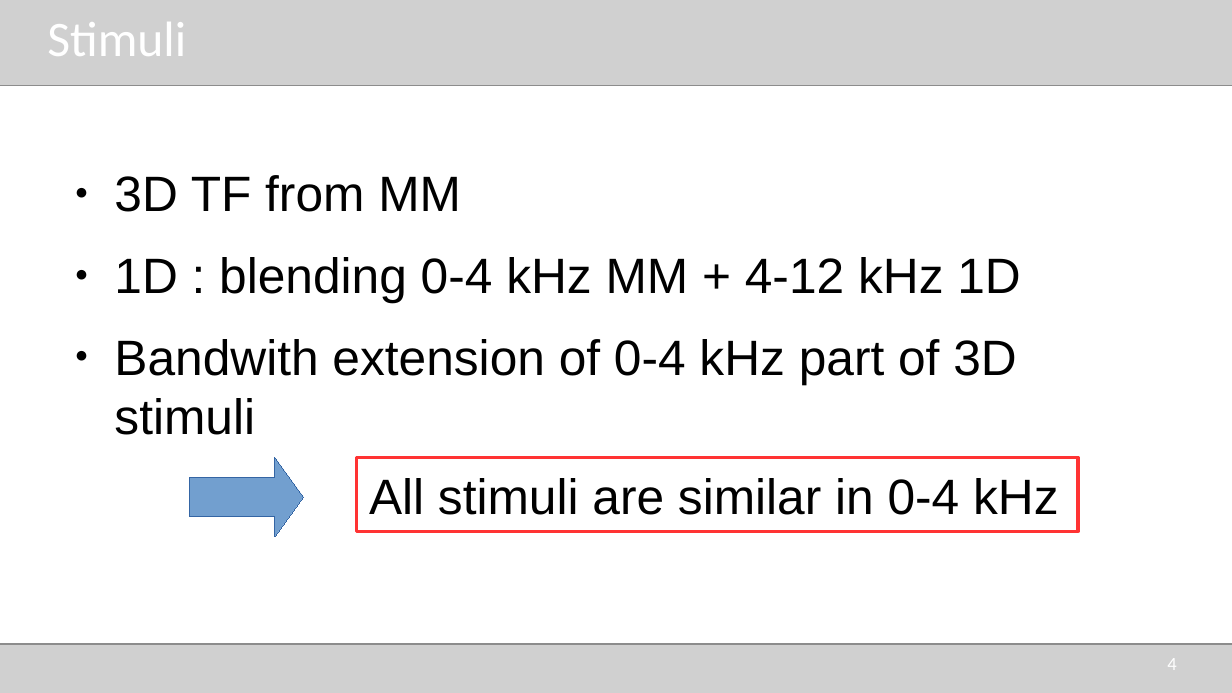
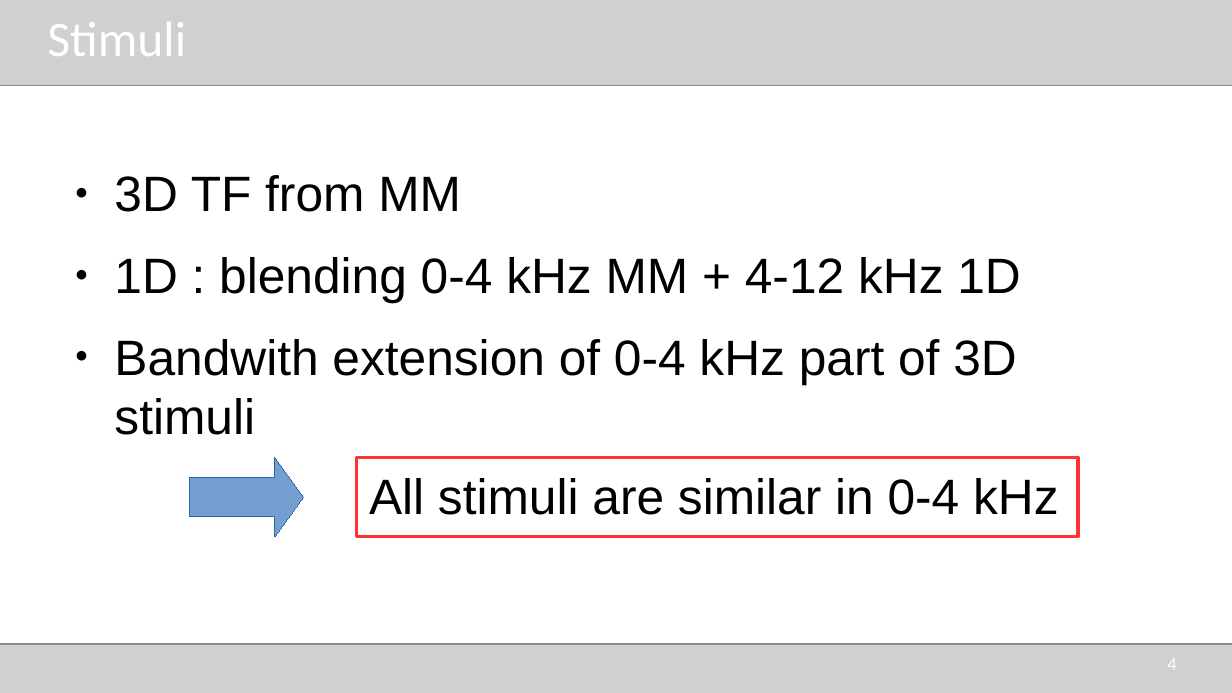
Before and after one commit to TUD-STKS/3d-vs-1d-synthesis, a slide deck: slide 4 of doc/presentation_methods.odp. Drawn at 1232x693 pixels with LibreOffice and Linux fonts; fonts in the diff are those of the drawing; grey boxes stand for pictures. Boxes give left, top, right and bottom in pixels: in the first picture for what was removed or moved away, otherwise in the second. Text is boxed around its words. In the diff, an @@ line names an element or a change of style, - is before the commit and + after.

Commit message:
Create new stimuli for the training part of the experiments

```diff
--- a/doc/presentation_methods.odp
+++ b/doc/presentation_methods.odp
@@ rectangle "All stimuli are similar in ...": place and size @@
-rectangle "All stimuli are similar in ..." at bbox=[357, 457, 1079, 531]
+rectangle "All stimuli are similar in ..." at bbox=[357, 457, 1079, 537]
```
Also in this commit, not shown: 4 other slides changed, 34 other files.
